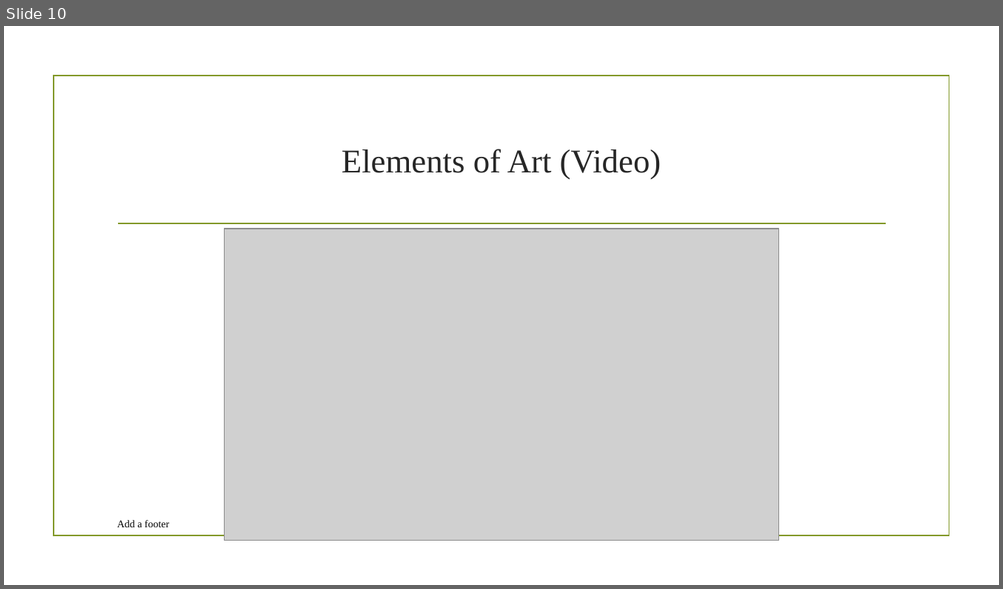
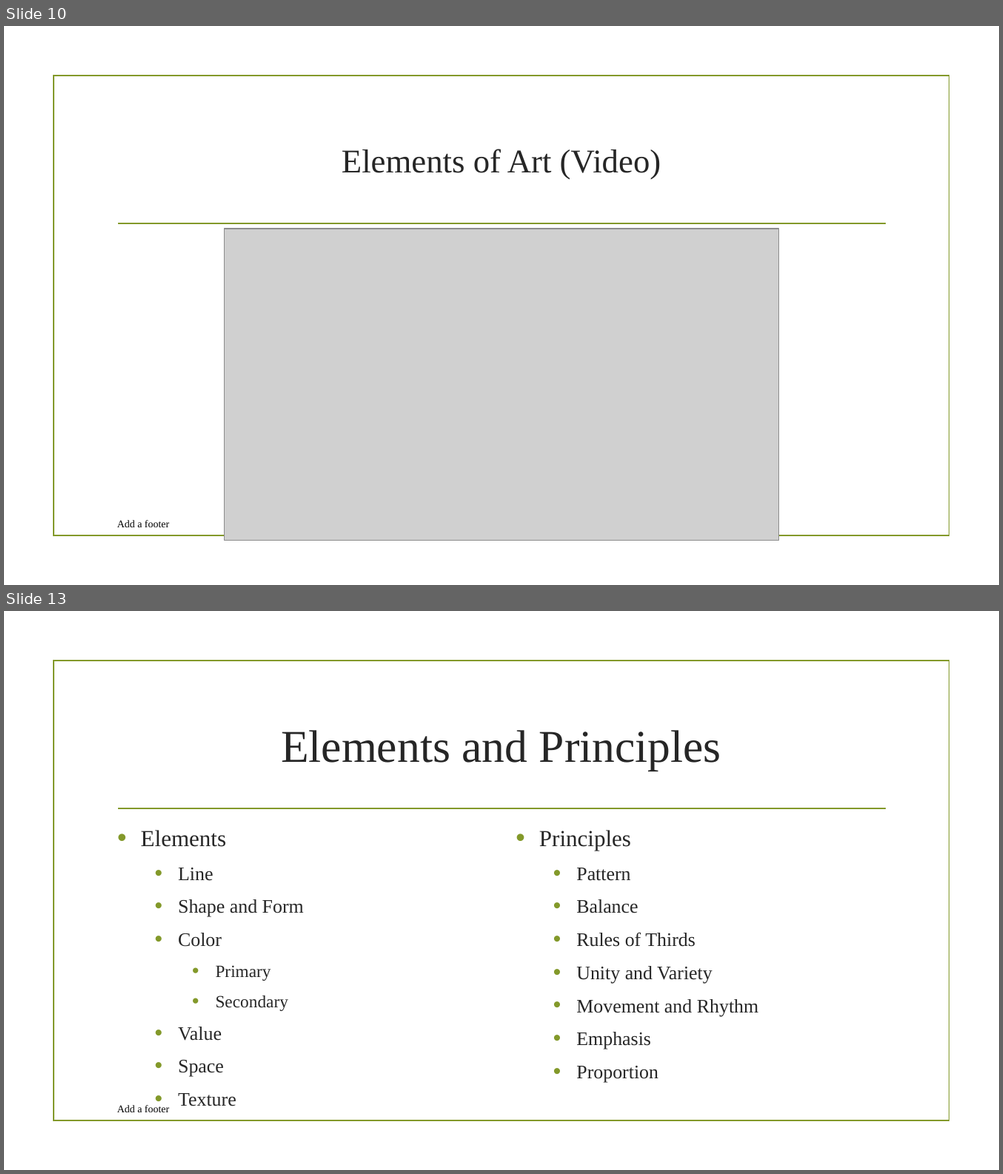
Before and after one commit to nickvertucci/Technology-Education-Curriculum, a slide deck: High School/Photography/Unit 4 - Composition and Principles of Design/Section 1 - Composiiton/Assets/Unit 4 - Section 1 - Composition.pptx. Shown one above the other, each under a label of ours: slide 10 before the commit, slides 10 and 13 after it; the slides between them are not shown. The pictures are 1003x589 and 1003x1174 pixels, drawn with LibreOffice and Linux fonts; fonts in the diff are those of the drawing; grey boxes stand for pictures; background and template pictures are left out. Boxes give left, top, right and bottom in pixels: in the first picture for what was removed or moved away, otherwise in the second. Text is boxed around its words. In the diff, an @@ line names an element or a change of style, - is before the commit and + after.

```diff
--- a/High School/Photography/Unit 4 - Composition and Principles of Design/Section 1 - Composiiton/Assets/Unit 4 - Section 1 - Composition.pptx
+++ b/High School/Photography/Unit 4 - Composition and Principles of Design/Section 1 - Composiiton/Assets/Unit 4 - Section 1 - Composition.pptx
@@ slide 13 added at (4, 611, 999, 1170), background picture (left out); not listed: 2 template elements that a slide beside it also shows @@
@@ title added at (281, 730, 721, 771), 44 pt, text #262626 @@
+Elements and Principles
@@ text added at (141, 830, 304, 1077), 18.5 pt, text #262626 @@
+• Elements
+  • Line
+  • Shape and Form
+  • Color
+    • Primary
+    • Secondary
+  • Value
+  • Space
+  • Texture
@@ text added at (539, 830, 758, 1083), 18.5 pt, text #262626 @@
+• Principles
+  • Pattern
+  • Balance
+  • Rules of Thirds
+  • Unity and Variety
+  • Movement and Rhythm
+  • Emphasis
+  • Proportion
@@ text added at (117, 1105, 169, 1113), 10 pt, text #000000 @@
+Add a footer
```
Also in this commit, not shown: 3 other slides added.
